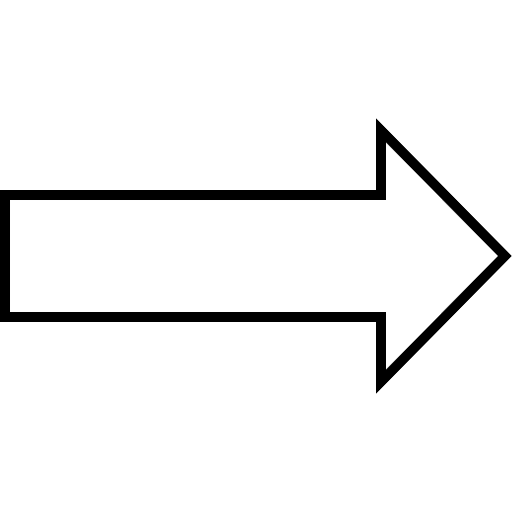
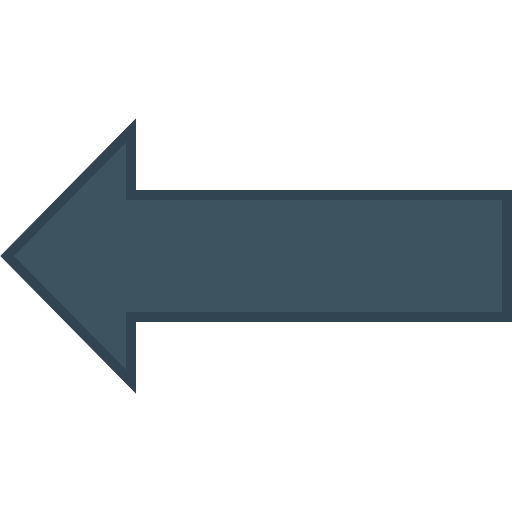
Comparing the layer stacks of the two 512×512 images. Changes:
painted on "長方形 2" over [108, 200, 404, 312]
painted on "三角形 1" over [0, 118, 512, 394]
painted on "長方形 1" over [0, 190, 512, 322]